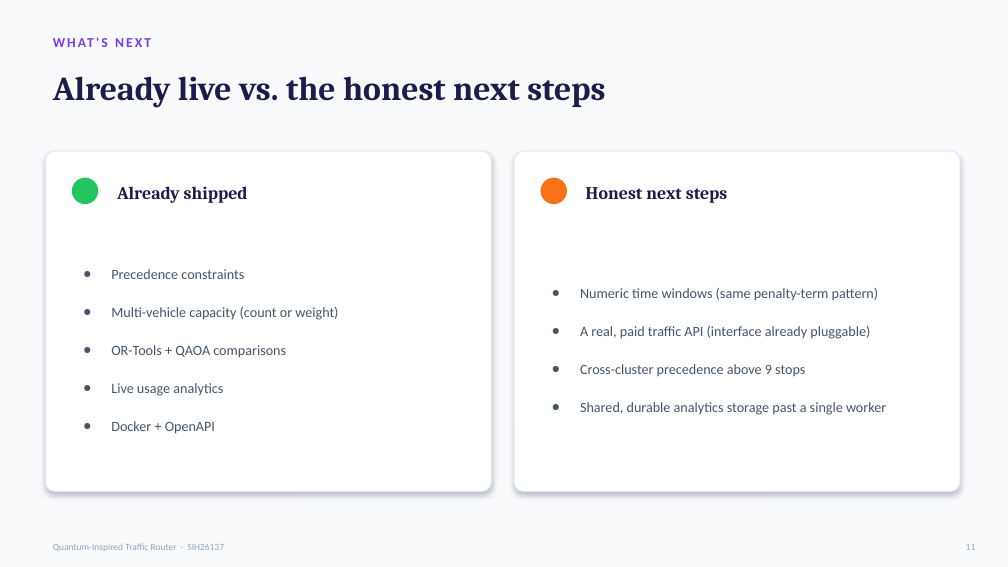
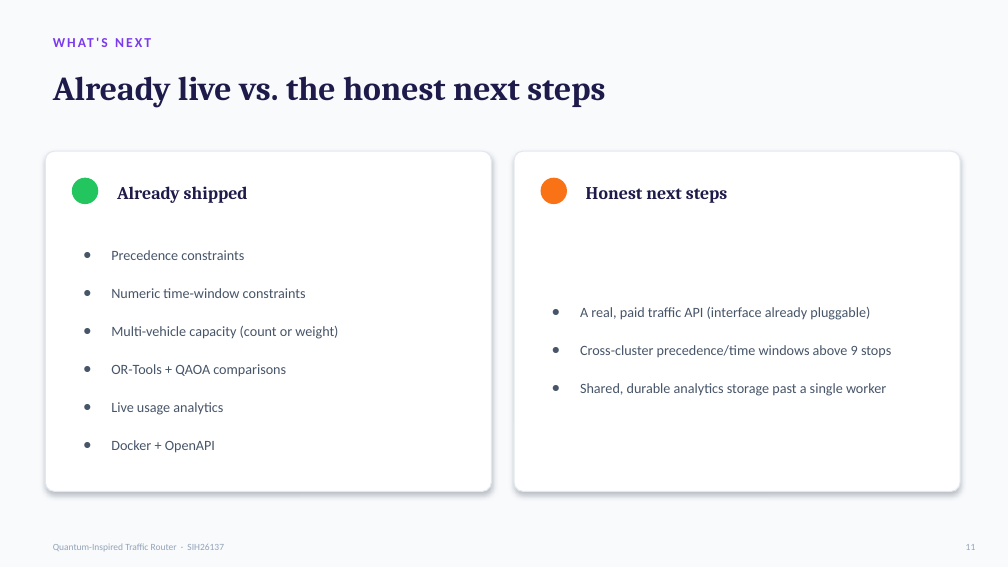
Before and after one commit to Pruthvieraj/Traffic-Router, a slide deck: slide 11 of output/pitch_deck.pptx. Drawn at 1008x567 pixels with LibreOffice and Linux fonts; fonts in the diff are those of the drawing. Boxes give left, top, right and bottom in pixels: in the first picture for what was removed or moved away, otherwise in the second. Text is boxed around its words. In the diff, an @@ line names an element or a change of style, - is before the commit and + after.

```diff
--- a/output/pitch_deck.pptx
+++ b/output/pitch_deck.pptx
@@ text at <box>111,288,306,298</box>: paragraph added @@
+● Numeric time-window constraints
@@ text at <box>580,288,878,301</box>: paragraph removed @@
-● Numeric time windows (same penalty-term pattern)
@@ text at <box>580,345,891,357</box>: text changed @@
-● Cross-cluster precedence above 9 stops
+● Cross-cluster precedence/time windows above 9 stops
```
Also in this commit, not shown: 1 other slide changed, 15 other files.
